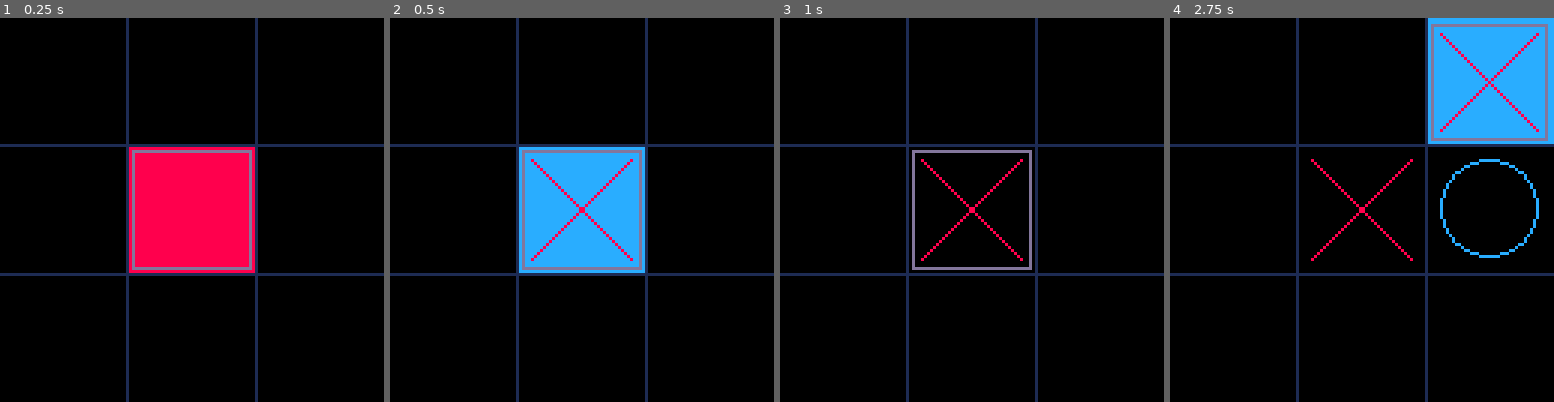
Above: before the commit, frames 1-4 (left to right).
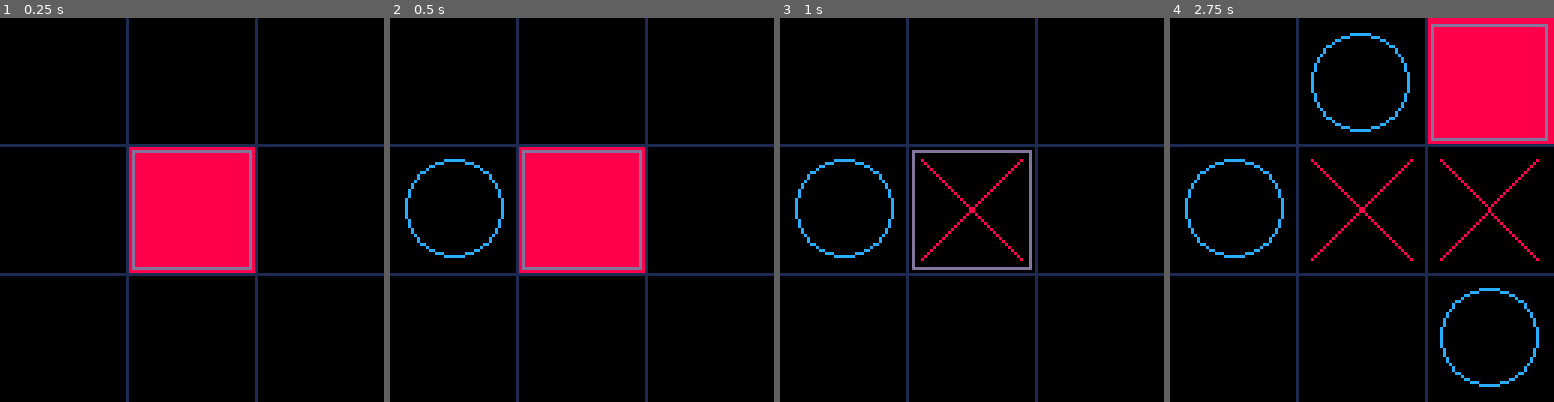
Above: after the commit, the same moments.

Repository: TarkanAl-Kazily/game-jams
Game: PICO-8 cartridge other/tic_tac_toe.p8
Two runs of this game, one before a commit and one after it. Both use one fixed random seed, a clock stepped at 60 frames per second and the inputs below.
Inputs:
- Up to frame 1 (0.25 s): no input
- Up to frame 2 (0.5 s): tap X (X key) at 0.33 s
- Up to frame 3 (1 s): tap O (Z key) at 0.7 s
- Up to frame 4 (2.75 s): tap X (X key) at 1.07, 1.85 s; hold Right 1.6-2.1 s; tap O (Z key) at 1.7, 2.1, 2.5 s; hold Up 2.15-2.42 s; hold Right from 2.47 s (still down)

Frame 1 is identical in both runs. In frame 2, 10% of the frame differs, in the area x 3-67%, y 33-67%; in frame 3, 0.6%; in frame 4, 12%, in the area x 3-100%, y 0-97%.

Commit message:
Added a random ai

Diff:
--- a/other/tic_tac_toe.p8
+++ b/other/tic_tac_toe.p8
@@ -12,8 +12,12 @@
 winner = 0
 winning_moves = nil
 
+-- ai settings
+ai = 1
+
 function _init()
 	board = new_board()
+  ai_mode = ai_random
 end
 
 function _update60()
@@ -107,15 +111,20 @@
 	p_x = mid(1, p_x, 3)
 	p_y = mid(1, p_y, 3)
 
-	if (btnp(4) or btnp(5)) then
+  if (btnp(4) or btnp(5)) then
     local move = {p_x, p_y}
-		if is_legal(b, move) then
+    if is_legal(b, move) then
       new_b = make_move(b, move, player_id)
-			player_id = player_id % 2 + 1
-		else
-			sfx(0)
-		end
-	end
+      winner, winning_moves = evaluate_board(new_b)
+      if winner == 0 and ai == 1 then
+        new_b = ai_mode(new_b, player_id % 2 + 1)
+      else
+        player_id = player_id % 2 + 1
+      end
+    else
+      sfx(0)
+    end
+  end
   return new_b
 end
 
@@ -220,6 +229,24 @@
   return ((v[1] == v[2]) and (v[1] == v[3])) and v[1] or 0
 end
 
+-->8
+-- ai
+
+function get_legal_moves(b)
+  local moves = get_moves(b)
+  for m in all(moves) do
+    if (not is_legal(b, m)) del(moves, m)
+  end
+  return moves
+end
+
+-- random
+function ai_random(b, ai_id)
+  local moves = get_legal_moves(b)
+  if (#moves == 0) return b
+  return make_move(b, rnd(moves), ai_id)
+end
+
 __gfx__
 00000000000000000000000000000000000000000000000000000000000000000000000000000000000000000000000000000000000000000000000000000000
 00000000000000000000000000000000000000000000000000000000000000000000000000000000000000000000000000000000000000000000000000000000
